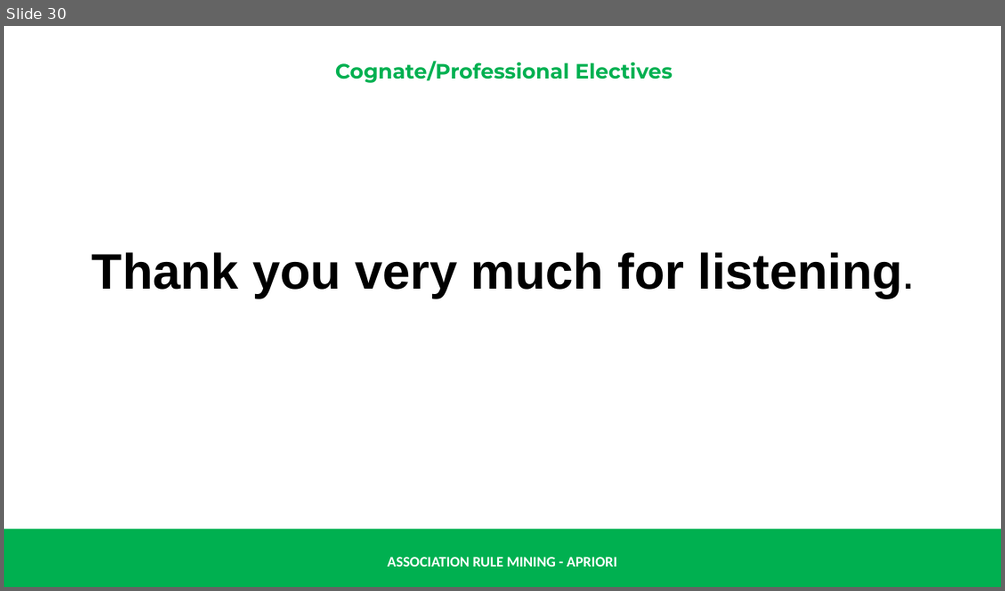
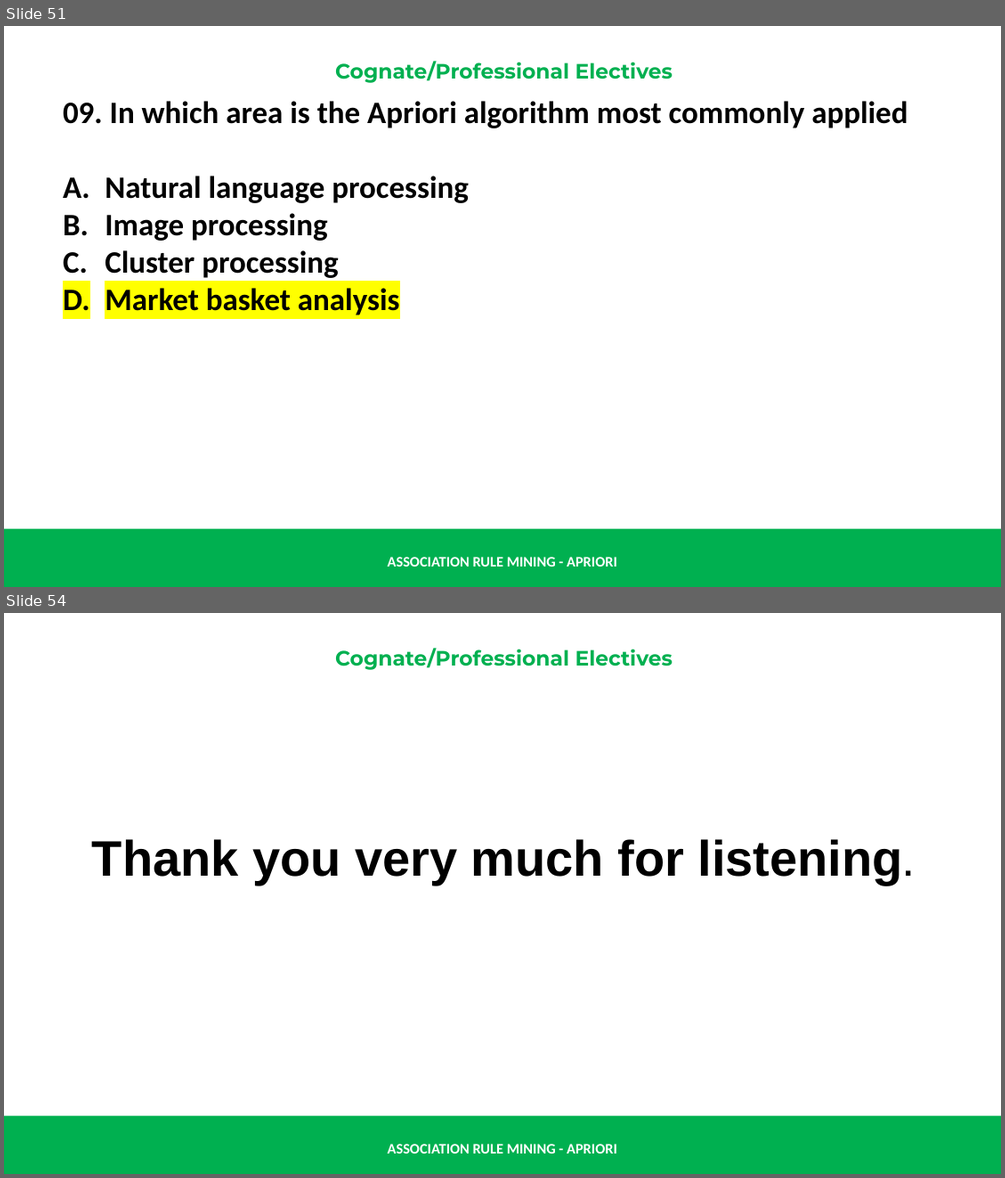
Before and after one commit to renatomaaliw3/public_files, a slide deck: CPE Electives (1 - 3)/01. Lectures Notebook/000. Presentations & Text Books/01. Presentation Slides/30. Association Rule Mining & Apriori.pptx. Shown one above the other, each under a label of ours: slide 30 before the commit, slides 51 and 54 after it; the slides between them are not shown. The pictures are 1005x591 and 1005x1178 pixels, drawn with LibreOffice and Linux fonts; fonts in the diff are those of the drawing. Boxes give left, top, right and bottom in pixels: in the first picture for what was removed or moved away, otherwise in the second. Text is boxed around its words. In the diff, an @@ line names an element or a change of style, - is before the commit and + after.

```diff
--- a/CPE Electives (1 - 3)/01. Lectures Notebook/000. Presentations & Text Books/01. Presentation Slides/30. Association Rule Mining & Apriori.pptx
+++ b/CPE Electives (1 - 3)/01. Lectures Notebook/000. Presentations & Text Books/01. Presentation Slides/30. Association Rule Mining & Apriori.pptx
@@ slide 51 added at (4,26,1001,587), background #FFFFFF; not listed: 3 template elements that a slide beside it also shows @@
@@ text added at (63,101,907,315), 30 pt, text #000000, bold @@
+  09. In which area is the Apriori algorithm most commonly applied
+  A. Natural language processing
+  B. Image processing
+  C. Cluster processing
+  D. Market basket analysis
@@ what was slide 30 is now slide 54 @@
```
Also in this commit, not shown: 1 slide changed, 23 other slides added, 1 other file.
